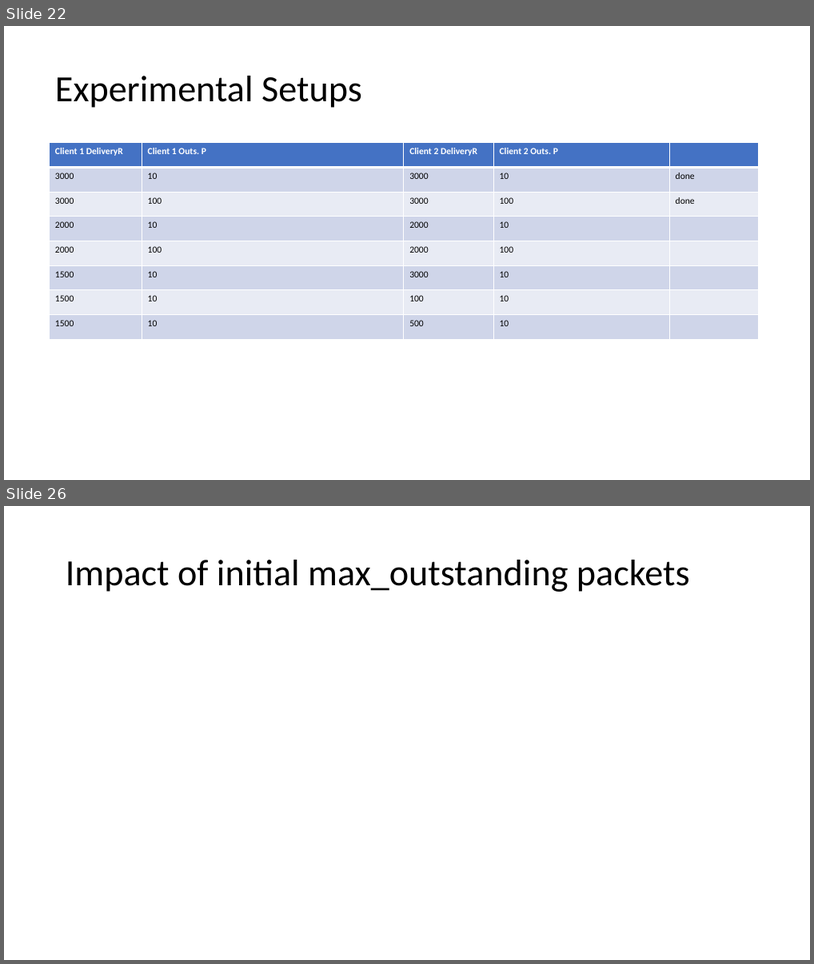
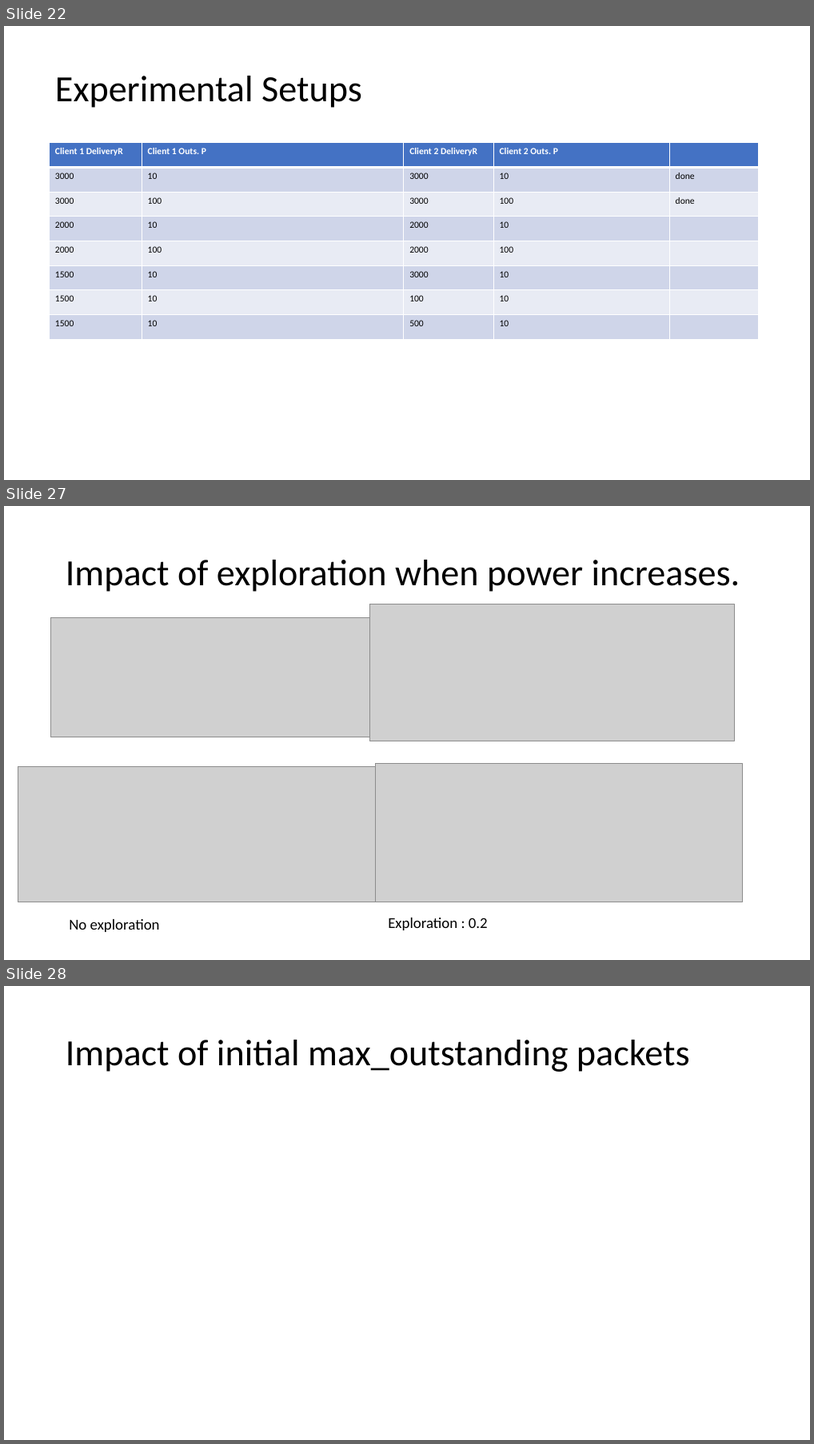
Before and after one commit to adhocmaster/pyns, a slide deck: doc/plan.pptx. Shown one above the other, each under a label of ours: slides 22 and 26 before the commit, slides 22, 27 and 28 after it; the slides between them are not shown. The pictures are 814x964 and 814x1444 pixels, drawn with LibreOffice and Linux fonts; fonts in the diff are those of the drawing; grey boxes stand for pictures. Boxes give left, top, right and bottom in pixels: in the first picture for what was removed or moved away, otherwise in the second. Text is boxed around its words. In the diff, an @@ line names an element or a change of style, - is before the commit and + after.

```diff
--- a/doc/plan.pptx
+++ b/doc/plan.pptx
@@ slide 27 added at (4, 506, 810, 960), background #FFFFFF @@
@@ title added at (66, 560, 741, 592), 44 pt, text #000000 @@
+Impact of exploration when power increases.
@@ picture added at (50, 618, 370, 737) @@
@@ picture added at (370, 604, 734, 740) @@
@@ picture added at (18, 766, 376, 902) @@
@@ picture added at (376, 764, 743, 902) @@
@@ text added at (69, 919, 160, 932), 18 pt, text #000000 @@
+No exploration
@@ text added at (388, 917, 488, 930), 18 pt, text #000000 @@
+Exploration : 0.2
@@ what was slide 26 is now slide 28 @@
```
Also in this commit, not shown: 5 slides changed, 2 other slides added, 6 other files.
